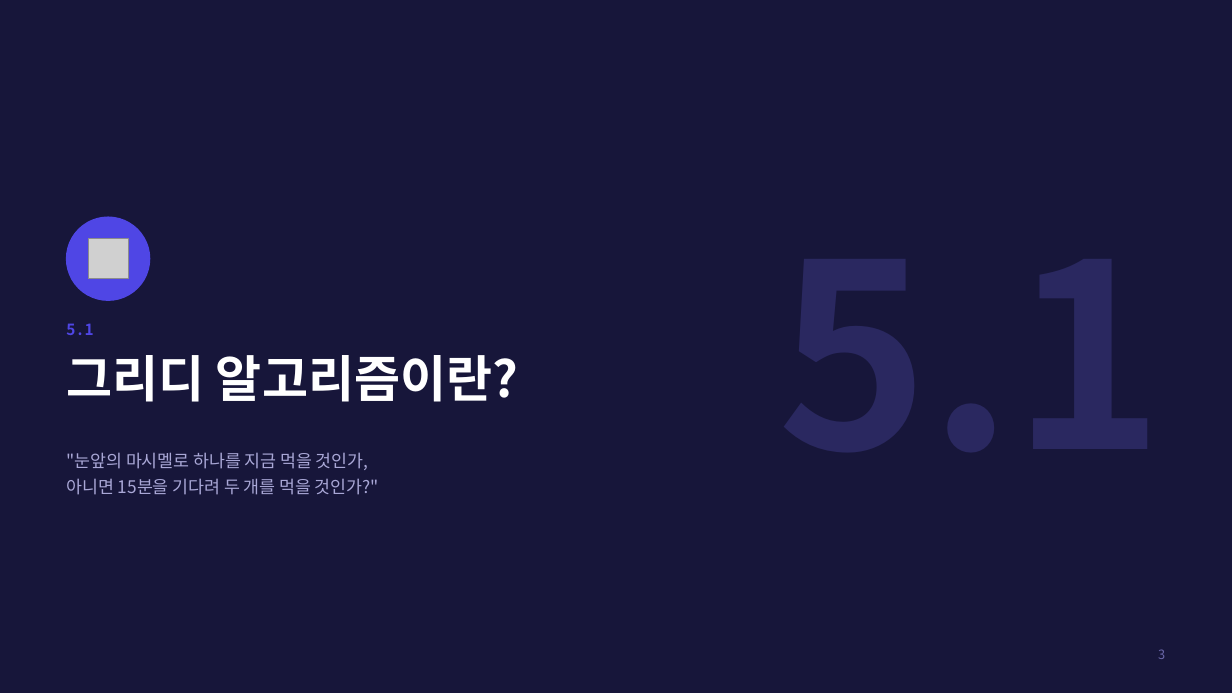
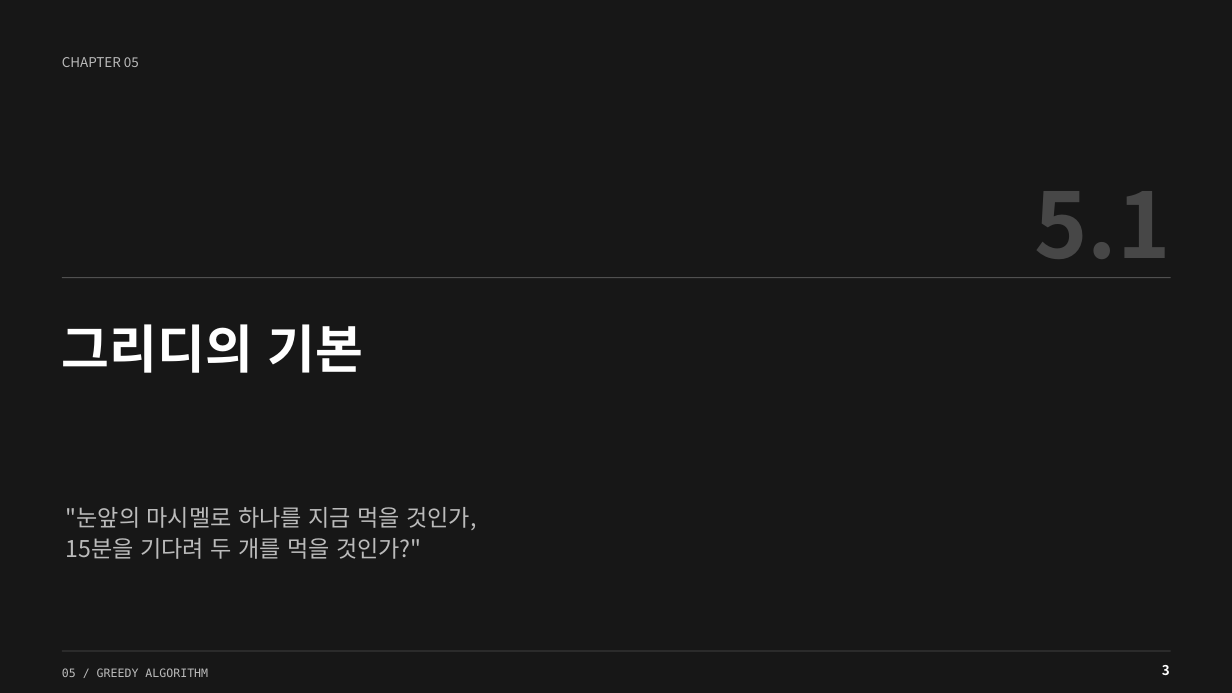
Before and after one commit to Sangdon-Park/Sangdon-Park.github.io, a slide deck: slide 3 of data/알고리즘/5장_그리디_알고리즘.pptx. Drawn at 1232x693 pixels with LibreOffice and Linux fonts; fonts in the diff are those of the drawing; grey boxes stand for pictures. Boxes give left, top, right and bottom in pixels: in the first picture for what was removed or moved away, otherwise in the second. Text is boxed around its words. In the diff, an @@ line names an element or a change of style, - is before the commit and + after.

```diff
--- a/data/알고리즘/5장_그리디_알고리즘.pptx
+++ b/data/알고리즘/5장_그리디_알고리즘.pptx
@@ background #17163A to #171717 @@
@@ text added at [62, 57, 139, 67], 10.5 pt, text #BBBBBB @@
+CHAPTER 05
@@ text "5.1": place and size @@
-text "5.1" at [66, 323, 93, 335]
+text "5.1" at [1035, 191, 1171, 278]
@@ text "5.1" at [1035, 191, 1171, 278]: size 12 to 70.5 pt, text colour #4F46E5 to #474747, letter spacing 1.6 to 0 pt; alignment left to right; vertical alignment middle to top @@
@@ ellipse removed at [67, 217, 150, 300] @@
@@ picture removed at [88, 238, 128, 278] @@
@@ rectangle added at [62, 277, 1171, 278], fill #505050 @@
@@ text added at [62, 324, 364, 373], 40.5 pt, text #FFFFFF, bold @@
+그리디의 기본
@@ text removed at [66, 355, 518, 402] @@
-그리디 알고리즘이란?
@@ text at [66, 507, 476, 530]: size 13.5 to 18 pt, text colour #A9A7D6 to #BBBBBB in ""눈앞의 마시멜로 하나를 지금 먹을 것인가,"; line spacing 1.25 to 1.1 @@
@@ text ""눈앞의 마시멜로 하나를 지금 먹을 ...": place and size @@
-text ""눈앞의 마시멜로 하나를 지금 먹을 ..." at [66, 452, 379, 495]
+text ""눈앞의 마시멜로 하나를 지금 먹을 ..." at [66, 507, 476, 559]
@@ text at [66, 538, 422, 559]: text changed; size 13.5 to 18 pt; text colour #A9A7D6 to #BBBBBB @@
-아니면 15분을 기다려 두 개를 먹을 것인가?"
+15분을 기다려 두 개를 먹을 것인가?"
@@ rectangle added at [62, 651, 1171, 652], fill #505050 @@
@@ text added at [62, 668, 208, 677], 9 pt, text #BBBBBB @@
+05 / GREEDY ALGORITHM
@@ text "3": place and size @@
-text "3" at [1158, 649, 1165, 659]
+text "3" at [1162, 665, 1170, 675]
@@ text "3" at [1162, 665, 1170, 675]: size 10 to 10.5 pt, text colour #6A67A8 to #FFFFFF, bold on; vertical alignment middle to top @@
```
Also in this commit, not shown: 10 other slides changed, 186 slides added, 59 slides removed, 4 other files.
